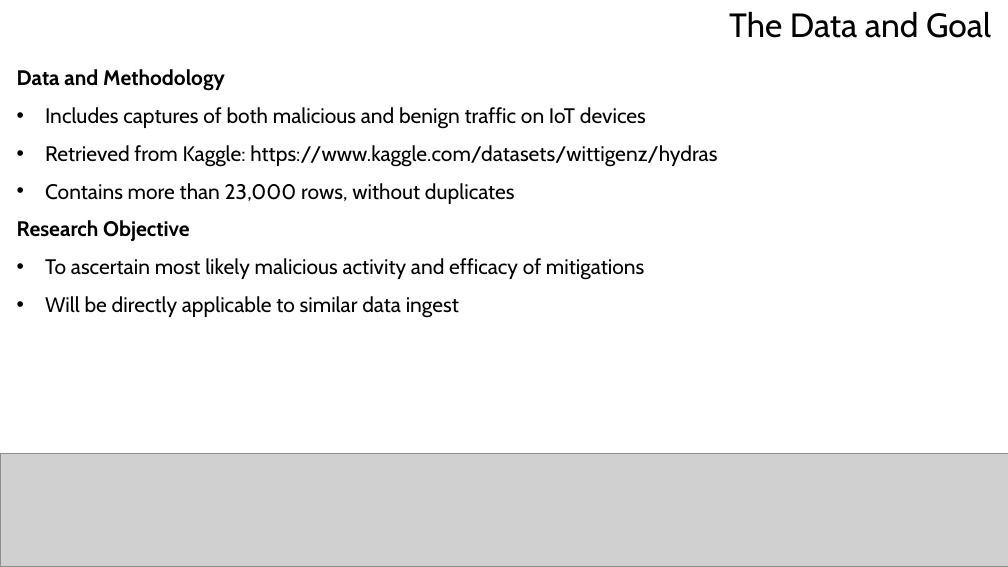
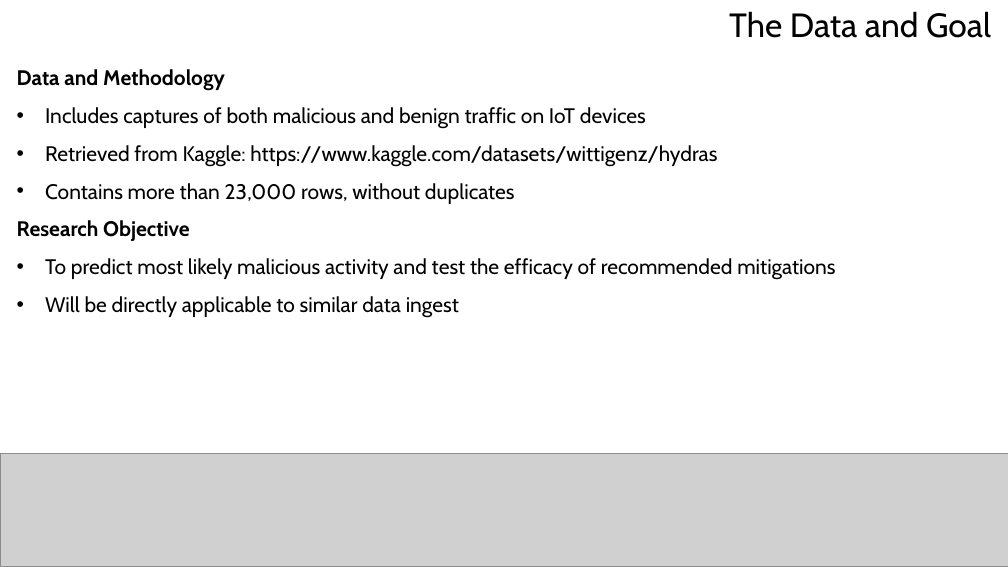
Before and after one commit to sdave777/Network-Analysis-and-DCO-Prioritization, a slide deck: slide 3 of Presentation.pptx. Drawn at 1008x567 pixels with LibreOffice and Linux fonts; fonts in the diff are those of the drawing; grey boxes stand for pictures; background and template pictures are left out. Boxes give left, top, right and bottom in pixels: in the first picture for what was removed or moved away, otherwise in the second. Text is boxed around its words. In the diff, an @@ line names an element or a change of style, - is before the commit and + after.

Commit message:
Updated presentation

```diff
--- a/Presentation.pptx
+++ b/Presentation.pptx
@@ text at <box>45,258,835,280</box>: text changed @@
-• To ascertain most likely malicious activity and efficacy of mitigations
+• To predict most likely malicious activity and test the efficacy of recommended mitigations
```
Also in this commit, not shown: 6 other slides changed, 1 slide added, 2 other files.
